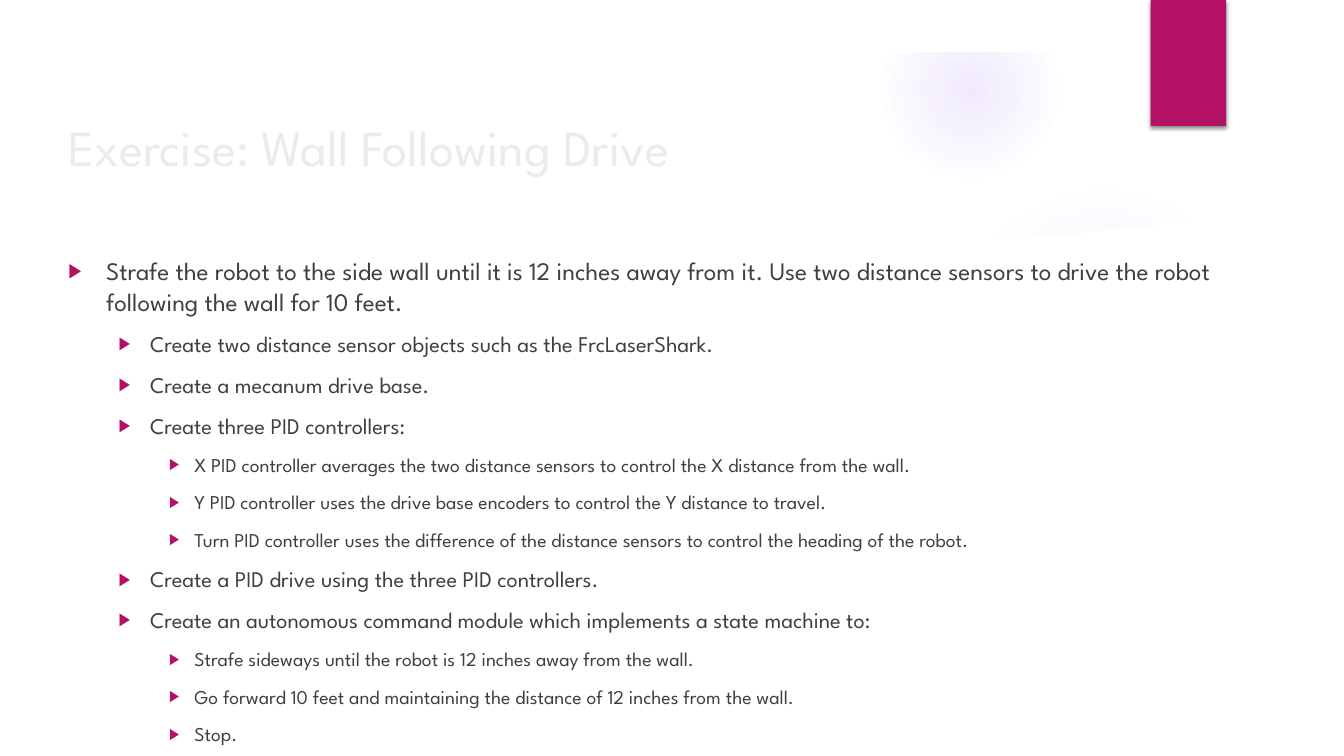
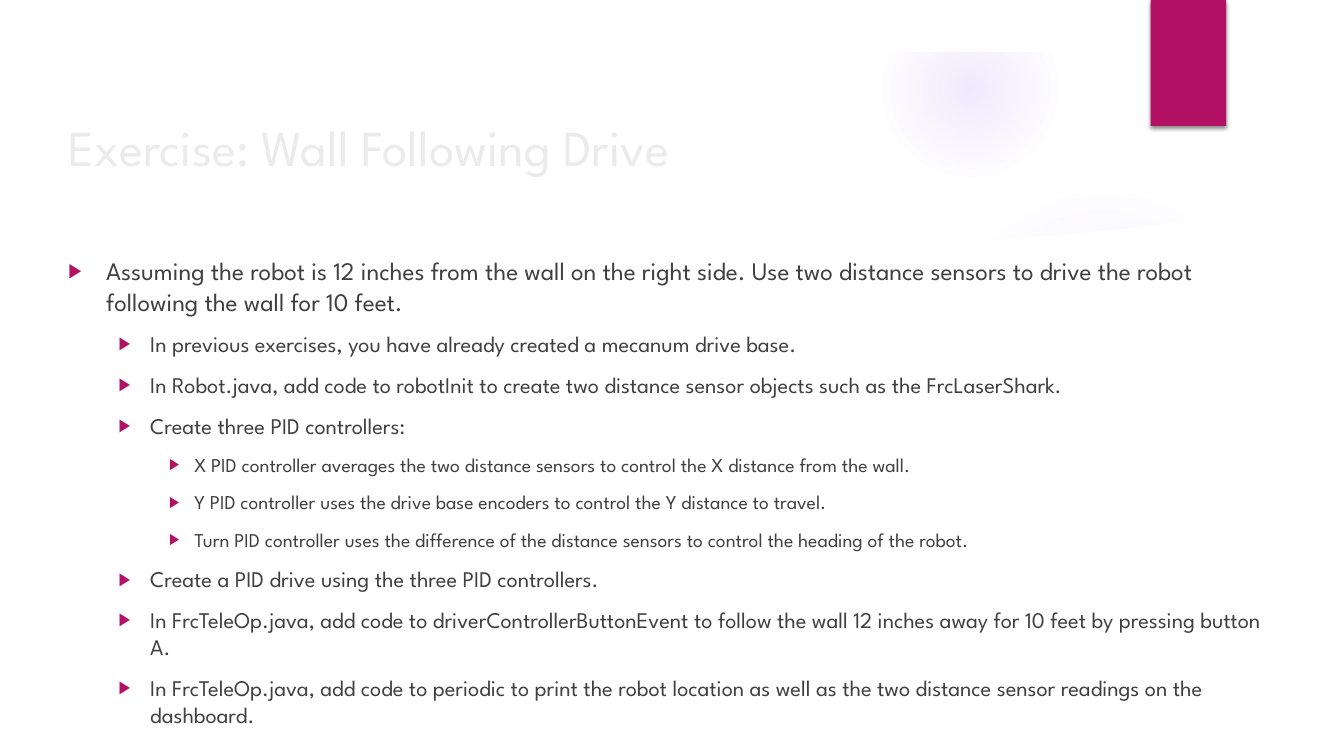
Before and after one commit to trc492/FrcProgrammingClass, a slide deck: slide 7 of Lesson5/RobotDrive.pptx (slide 13 before the commit). Drawn at 1344x756 pixels with LibreOffice and Linux fonts; fonts in the diff are those of the drawing; background and template pictures are left out. Boxes give left, top, right and bottom in pixels: in the first picture for what was removed or moved away, otherwise in the second. Text is boxed around its words. In the diff, an @@ line names an element or a change of style, - is before the commit and + after.

Commit message:
Updated RobotDrive slides. Moved files around.

```diff
--- a/Lesson5/RobotDrive.pptx
+++ b/Lesson5/RobotDrive.pptx
@@ text at [106,262,1192,398]: text changed; size 18 to 16 pt @@
-▶ Strafe the robot to the side wall until it is 12 inches away from it. Use two distance sensors to drive the robot following the wall for 10 feet.
-  ▶ Create two distance sensor objects such as the FrcLaserShark.
-  ▶ Create a mecanum drive base.
+▶ Assuming the robot is 12 inches from the wall on the right side. Use two distance sensors to drive the robot following the wall for 10 feet.
+  ▶ In previous exercises, you have already created a mecanum drive base.
+  ▶ In Robot.java, add code to robotInit to create two distance sensor objects such as the FrcLaserShark.
@@ text at [150,612,1260,724]: text changed; size 14 to 16 pt @@
-  ▶ Create an autonomous command module which implements a state machine to:
-    ▶ Strafe sideways until the robot is 12 inches away from the wall.
-    ▶ Go forward 10 feet and maintaining the distance of 12 inches from the wall.
-    ▶ Stop.
-  ▶ Add the autonomous command module as one of the autonomous choices.
+  ▶ In FrcTeleOp.java, add code to driverControllerButtonEvent to follow the wall 12 inches away for 10 feet by pressing button A.
+  ▶ In FrcTeleOp.java, add code to periodic to print the robot location as well as the two distance sensor readings on the dashboard.
```
Also in this commit, not shown: 1 other slide changed, 1 slide added, 5 other files.
